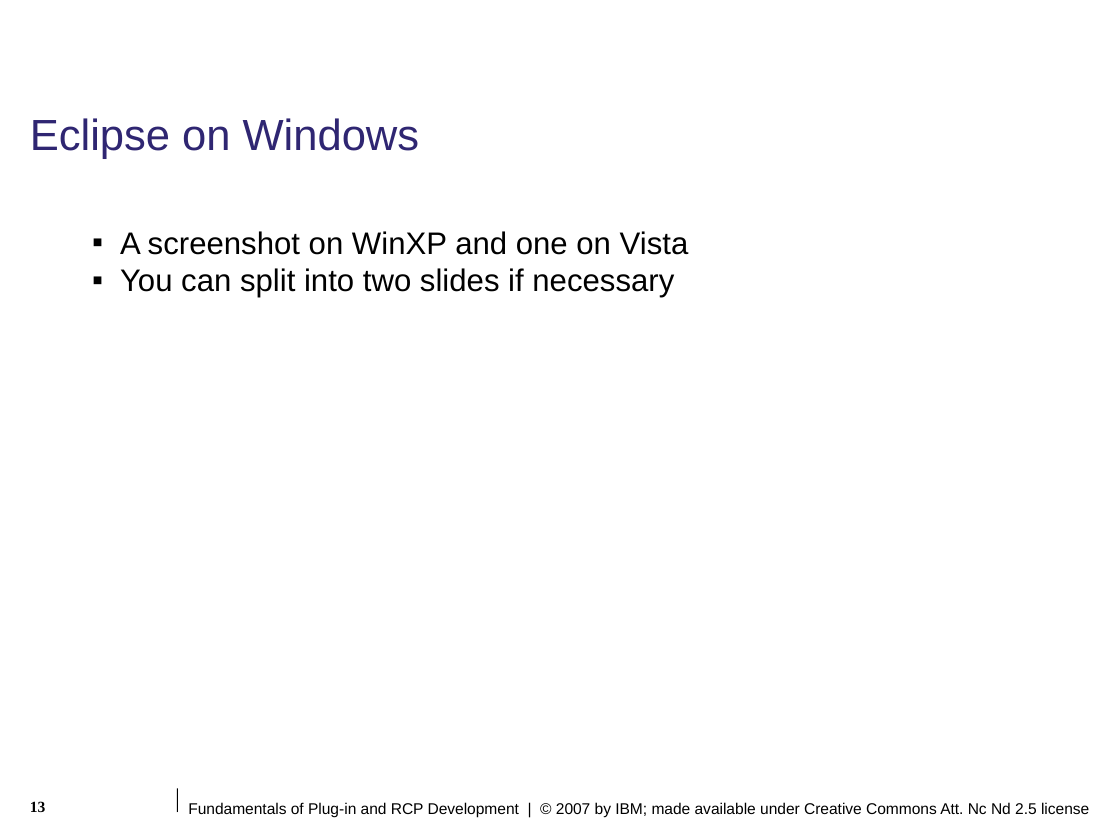
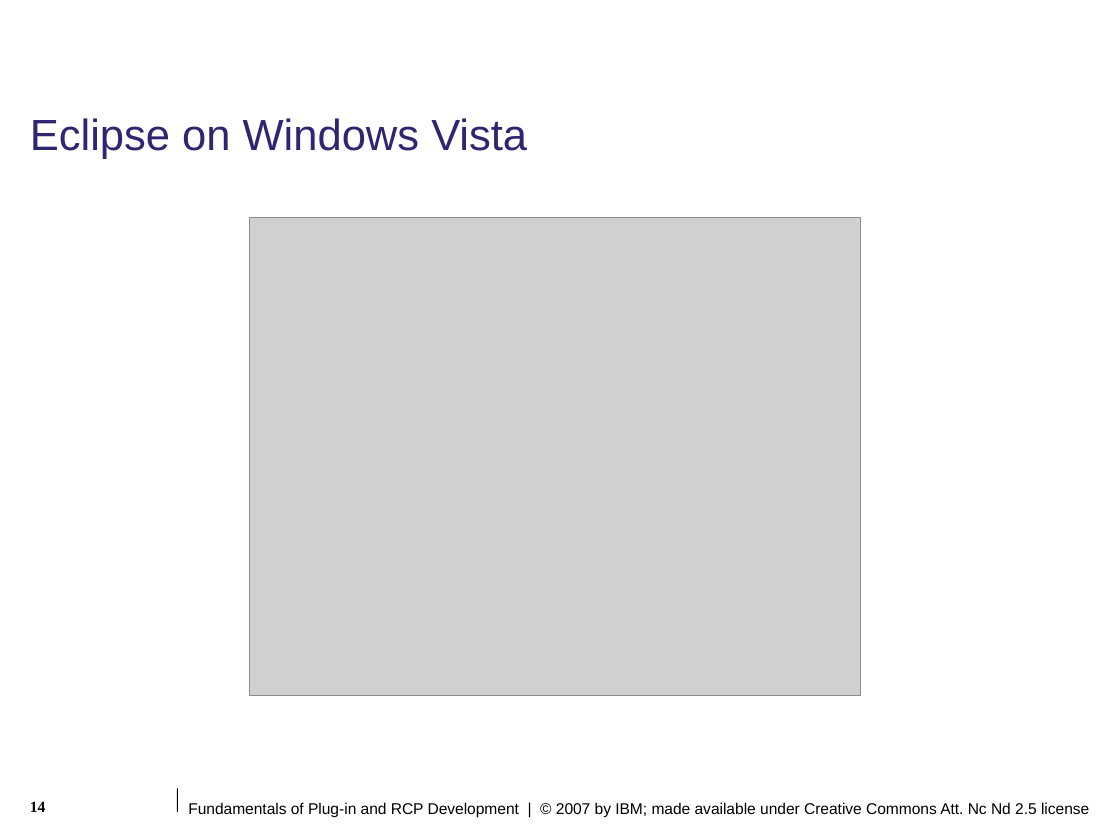
Before and after one commit to lukangping/eclipse.pde.incubator, a slide deck: slide 14 of presentations/eclipse-con/2007/slides/Fundamentals_of_Plugin_and_RCP_Development.ppt (slide 13 before the commit). Drawn at 1120x840 pixels with LibreOffice and Linux fonts; fonts in the diff are those of the drawing; grey boxes stand for pictures; background and template pictures are left out. Boxes give left, top, right and bottom in pixels: in the first picture for what was removed or moved away, otherwise in the second. Text is boxed around its words. In the diff, an @@ line names an element or a change of style, - is before the commit and + after.

Commit message:
Add images:  2007-02-15 19-38

```diff
--- a/presentations/eclipse-con/2007/slides/Fundamentals_of_Plugin_and_RCP_Development.ppt
+++ b/presentations/eclipse-con/2007/slides/Fundamentals_of_Plugin_and_RCP_Development.ppt
@@ title at [30,118,527,159]: text changed @@
-Eclipse on Windows
+Eclipse on Windows Vista
@@ text removed at [120,231,689,298] @@
-▪ A screenshot on WinXP and one on Vista
-▪ You can split into two slides if necessary
@@ picture added at [250,217,860,696] @@
@@ page number at [30,801,46,812]: text changed @@
-13
+14
```
Also in this commit, not shown: 6 other slides changed, 2 slides added, 1 slide removed.
